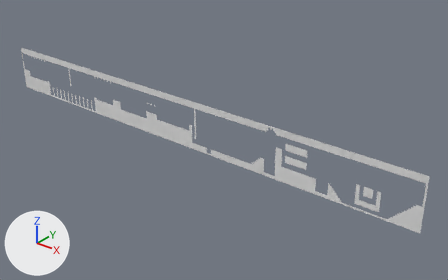
The OBJ model Dashopolis/Assets/Tiled2Unity/Meshes/CAVE_NO_PLATFORM.obj as it was, and as the next commit left it.
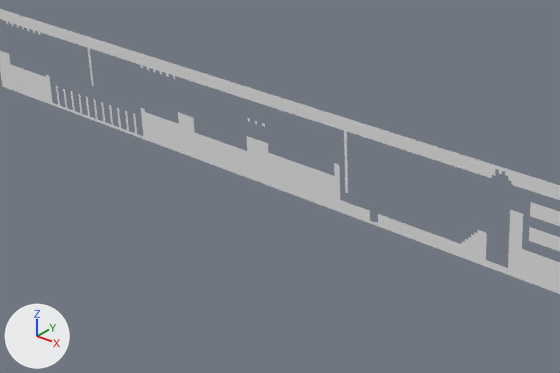
Each version appears first whole from a camera (50 mm lens) standing at (79.0, -242.0, 133.0) and looking at (-126.0, 13.0, -25.0), and next in a close-up on the part from 6% to 67% of the width and 16% to 81% of the height. Lighting does not change. The marker at lower left points along +X, +Y and +Z. Where no turn or scale is listed for an object, it has been applied to the vertices.

In view in the first close-up: 'CAVE_NO_PLATFORM'.
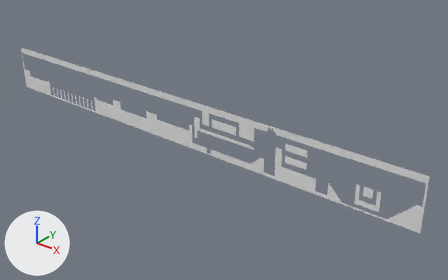
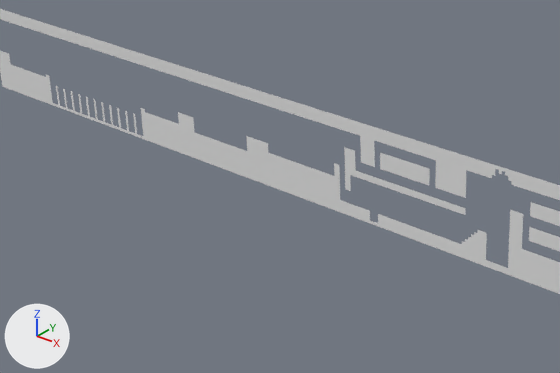
The change in detail:
me_cave_no_platform is used by ob_cave_no_platform; location (0.0, 0.0, 0.0).
me_cave_no_platform had 4494 vertices, 3569 faces and spanned x -300.0..0.0, y 0.0, z -30.0..0.0.
me_cave_no_platform now has 4810 vertices, 3844 faces and spans x -300.0..0.0, y 0.0, z -30.0..0.0.
me_cave_no_platform part 1: a new loose piece of 108 vertices spanning x -124.0..-107.0, y 0.0, z -12.0..-7.0.
me_cave_no_platform part 2: 3 vertices moved from x -136.0, y 0.0, z -23.0..-7.0 to x -135.0..-134.0, y 0.0, z -22.0..-9.0; 7 vertices removed from x -137.0..-136.0, y 0.0, z -23.0..-5.0; 279 vertices added at x -135.0..-95.0, y 0.0, z -21.0..-5.0.
me_cave_no_platform part 3: 52 vertices removed from x -292.0..-206.0, y 0.0, z -17.0..-5.0.

Boxes [x1, y1, x2, y2] around the edits, measured in the close-ups (560 x 373 px):
part 1 of me_cave_no_platform, added: after [380, 153, 430, 185]
part 2 of me_cave_no_platform, built on: before [344, 131, 348, 193]; after [347, 136, 466, 215]
part 3 of me_cave_no_platform, deleted: before [6, 21, 175, 86]
